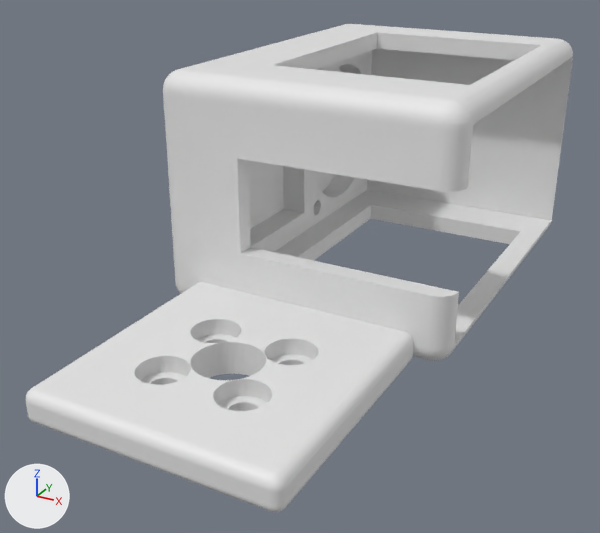
The OBJ model sim/meshes/r_ankle_link.obj, before and after one commit.
The view is the same before and after, from a camera (50 mm lens) standing at (0.0436, -0.0636, 0.0486) and looking at (-0.0024, 0.0201, 0.0068). The lights are fixed; the arrows at lower left show +X, +Y and +Z. The first picture is the older version. Where no turn or scale is listed for an object, it has been applied to the vertices.

Names of what the first picture shows: 'r_ankle_link'.
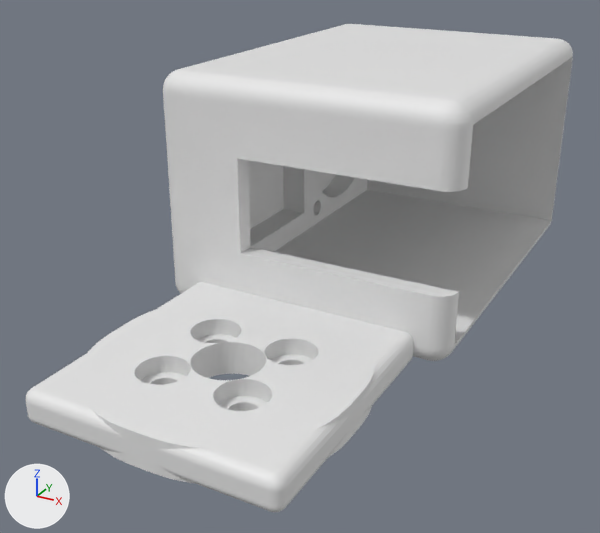
The change, as a diff of the scene's bpy script:
```diff
--- a/sim/meshes/r_ankle_link.obj.py
+++ b/sim/meshes/r_ankle_link.obj.py
@@ me_r_ankle_link @@
 # used by ob_r_ankle_link; location = (0.0, 0.0, 0.0)
-me_r_ankle_link.from_pydata(...)  # 2841 vertices, 5722 faces; spans x -0.0195..0.019, y -0.015..0.0659, z 0.0001..0.0303
+me_r_ankle_link.from_pydata(...)  # 2961 vertices, 5954 faces; spans x -0.0195..0.019, y -0.015..0.0659, z 0.0001..0.0303
+# me_r_ankle_link part 1: 16 vertices removed from x -0.009..0.016, y 0.025..0.0565, z 0.0001..0.0303; 136 vertices added at x -0.015..0.015, y -0.015..0.015, z 0.0001..0.0041
```

Location of each change, (x1, y1, x2, y2) in pixels of the pictures (600 x 533 px):
part 1 of me_r_ankle_link, built on: before (185, 24, 556, 344); after (29, 282, 413, 511)
